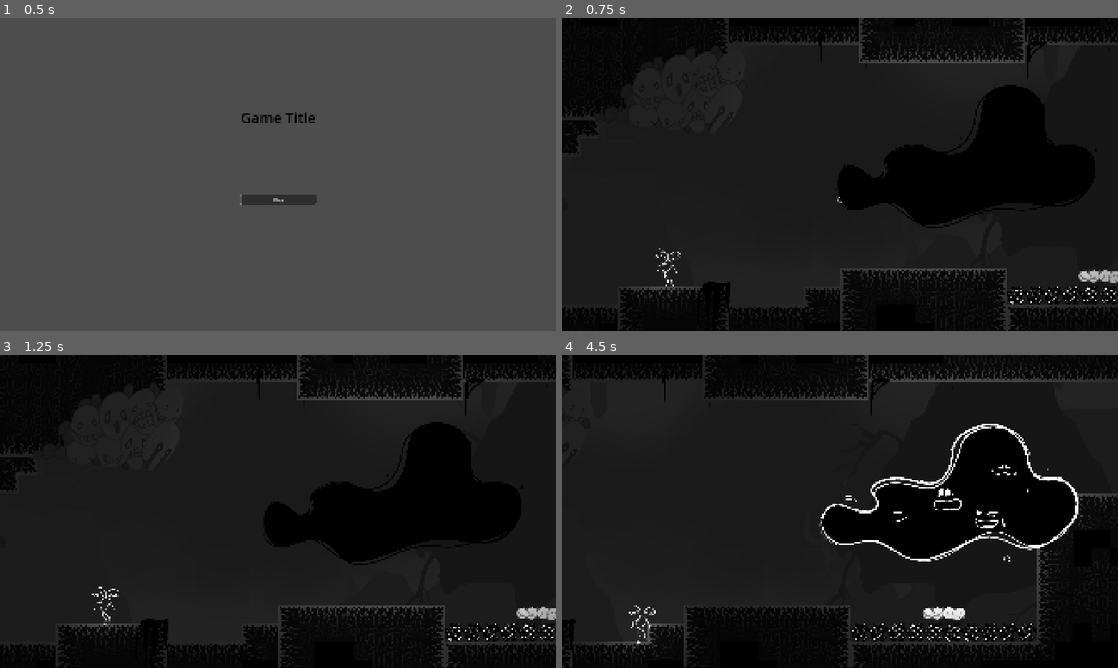
Above: before the commit, frames 1-4 (two rows, left to right).
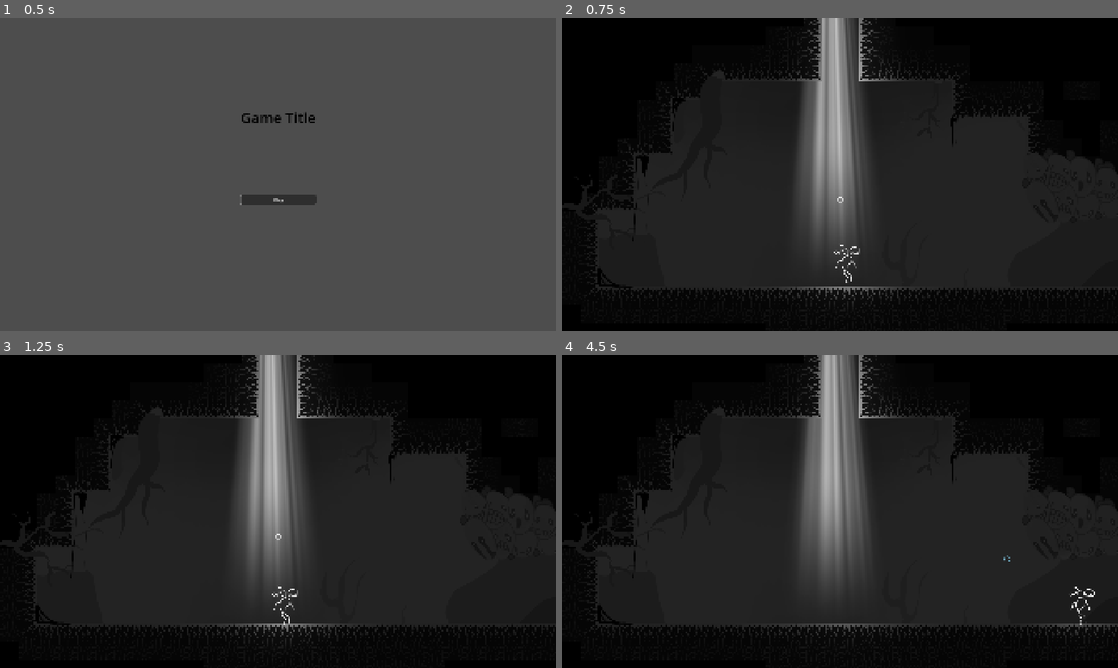
Above: after the commit, the same moments.

Repository: arceryz/LD57
Game: Godot game, scene res://scenes/main_menu/main_menu.tscn
The game is run twice, just before and just after one commit, with the same random seed, the same clock (stepped at 60 frames per second) and the same inputs.
Inputs (mouse positions are in pixels of both pictures, inside the frame that each line leads up to):
- Up to frame 1 (0.5 s): no input
- Up to frame 2 (0.75 s): click "Play" at 0.5 s
- Up to frame 3 (1.25 s): no input
- Up to frame 4 (4.5 s): tap Enter (ui_accept) at 1.25 s; move the mouse to (962, 495) at 1.27 s; hold D (move_right) 1.28-2.78 s; right-click (962, 495) at 1.35 s; click (962, 495) at 1.52 s; click (962, 495) at 1.82 s; move the mouse to (728, 527) at 2.02 s; right-click (728, 527) at 2.1 s; click (728, 527) at 2.27 s; click (728, 527) at 2.57 s; move the mouse to (895, 442) at 2.77 s; hold A (move_left) 2.78-3.53 s; right-click (895, 442) at 2.85 s; move the mouse to (812, 574) at 3.52 s; hold D (move_right) from 3.53 s (still down); right-click (812, 574) at 3.6 s; click (812, 574) at 3.77 s; click (812, 574) at 4.07 s; move the mouse to (1006, 558) at 4.27 s; right-click (1006, 558) at 4.35 s

Frame 1 is identical in both runs. In frame 2, 28% of the frame differs, in the area x 0-100%, y 0-100%; in frame 3, 28%; in frame 4, 34%.

Commit message:
Improve boss animation frames

Diff:
--- a/assets/art/anxiety_frames/anxiety1.tres
+++ /dev/null
@@ -1,7 +0,0 @@
-[gd_resource type="AtlasTexture" load_steps=2 format=3 uid="uid://nqmieprff1va"]
-
-[ext_resource type="Texture2D" uid="uid://davpw4vflk8s2" path="res://assets/art/anxiety_spritesheet.png" id="1_v5sjk"]
-
-[resource]
-atlas = ExtResource("1_v5sjk")
-region = Rect2(139.314, 284.611, 1246.26, 809.247)
--- a/assets/art/anxiety_frames/anxiety2.tres
+++ /dev/null
@@ -1,7 +0,0 @@
-[gd_resource type="AtlasTexture" load_steps=2 format=3 uid="uid://x3g40eqie0ae"]
-
-[ext_resource type="Texture2D" uid="uid://davpw4vflk8s2" path="res://assets/art/anxiety_spritesheet.png" id="1_uhbn8"]
-
-[resource]
-atlas = ExtResource("1_uhbn8")
-region = Rect2(1477.69, 330.562, 1288.46, 778.859)
--- a/assets/art/anxiety_frames/anxiety3.tres
+++ /dev/null
@@ -1,7 +0,0 @@
-[gd_resource type="AtlasTexture" load_steps=2 format=3 uid="uid://djjdsan8jsudf"]
-
-[ext_resource type="Texture2D" uid="uid://davpw4vflk8s2" path="res://assets/art/anxiety_spritesheet.png" id="1_rnhuf"]
-
-[resource]
-atlas = ExtResource("1_rnhuf")
-region = Rect2(2810.88, 339.079, 1260.56, 793.688)
--- a/assets/art/anxiety_frames/anxiety4.tres
+++ /dev/null
@@ -1,7 +0,0 @@
-[gd_resource type="AtlasTexture" load_steps=2 format=3 uid="uid://cmq6cov8le3v8"]
-
-[ext_resource type="Texture2D" uid="uid://davpw4vflk8s2" path="res://assets/art/anxiety_spritesheet.png" id="1_p7jn8"]
-
-[resource]
-atlas = ExtResource("1_p7jn8")
-region = Rect2(4118.13, 318.329, 1216.47, 669.187)
--- a/assets/art/anxiety_frames/anxiety5.tres
+++ /dev/null
@@ -1,7 +0,0 @@
-[gd_resource type="AtlasTexture" load_steps=2 format=3 uid="uid://uikgk0kkx8j1"]
-
-[ext_resource type="Texture2D" uid="uid://davpw4vflk8s2" path="res://assets/art/anxiety_spritesheet.png" id="1_4g8x8"]
-
-[resource]
-atlas = ExtResource("1_4g8x8")
-region = Rect2(5459.09, 359.829, 1255.37, 645.842)
--- a/assets/art/anxiety_frames/anxiety6.tres
+++ /dev/null
@@ -1,7 +0,0 @@
-[gd_resource type="AtlasTexture" load_steps=2 format=3 uid="uid://d1w6bswev02cu"]
-
-[ext_resource type="Texture2D" uid="uid://davpw4vflk8s2" path="res://assets/art/anxiety_spritesheet.png" id="1_vv06i"]
-
-[resource]
-atlas = ExtResource("1_vv06i")
-region = Rect2(6810.43, 367.612, 1221.65, 651.028)
--- a/assets/art/anxiety_frames/anxiety7.tres
+++ /dev/null
@@ -1,7 +0,0 @@
-[gd_resource type="AtlasTexture" load_steps=2 format=3 uid="uid://cbc441pkjyp6f"]
-
-[ext_resource type="Texture2D" uid="uid://davpw4vflk8s2" path="res://assets/art/anxiety_spritesheet.png" id="1_fih1g"]
-
-[resource]
-atlas = ExtResource("1_fih1g")
-region = Rect2(8128.05, 352.049, 1229.44, 687.341)
--- a/prefabs/anxiety_boss/anxiety_boss.tscn
+++ b/prefabs/anxiety_boss/anxiety_boss.tscn
@@ -1,13 +1,12 @@
-[gd_scene load_steps=36 format=3 uid="uid://by5gxb0n020ns"]
+[gd_scene load_steps=35 format=3 uid="uid://by5gxb0n020ns"]
 
 [ext_resource type="Script" uid="uid://d2ranft7oh7mi" path="res://prefabs/anxiety_boss/anxiety_boss.gd" id="1_kau3k"]
-[ext_resource type="Texture2D" uid="uid://nqmieprff1va" path="res://assets/art/anxiety_frames/anxiety1.tres" id="1_ouq2b"]
-[ext_resource type="Texture2D" uid="uid://x3g40eqie0ae" path="res://assets/art/anxiety_frames/anxiety2.tres" id="2_kau3k"]
-[ext_resource type="Texture2D" uid="uid://djjdsan8jsudf" path="res://assets/art/anxiety_frames/anxiety3.tres" id="3_cdf38"]
-[ext_resource type="Texture2D" uid="uid://cmq6cov8le3v8" path="res://assets/art/anxiety_frames/anxiety4.tres" id="4_t40mb"]
-[ext_resource type="Texture2D" uid="uid://uikgk0kkx8j1" path="res://assets/art/anxiety_frames/anxiety5.tres" id="5_0lsq4"]
-[ext_resource type="Texture2D" uid="uid://d1w6bswev02cu" path="res://assets/art/anxiety_frames/anxiety6.tres" id="6_2mb5l"]
-[ext_resource type="Texture2D" uid="uid://cbc441pkjyp6f" path="res://assets/art/anxiety_frames/anxiety7.tres" id="7_ijos5"]
+[ext_resource type="Texture2D" uid="uid://bd3qtnfxgko5u" path="res://assets/art/anxiety_frames/Untitled_Artwork-1.png" id="2_rokit"]
+[ext_resource type="Texture2D" uid="uid://chcsoso61m0o" path="res://assets/art/anxiety_frames/Untitled_Artwork-2.png" id="3_c4gv1"]
+[ext_resource type="Texture2D" uid="uid://dmo0uhs8sfgho" path="res://assets/art/anxiety_frames/Untitled_Artwork-3.png" id="4_qsrie"]
+[ext_resource type="Texture2D" uid="uid://bkj37255tw4sb" path="res://assets/art/anxiety_frames/Untitled_Artwork-4.png" id="5_sdext"]
+[ext_resource type="Texture2D" uid="uid://b6ms8x858r4ip" path="res://assets/art/anxiety_frames/Untitled_Artwork-5.png" id="6_pcugv"]
+[ext_resource type="Texture2D" uid="uid://dy2ifnava3fcj" path="res://assets/art/anxiety_frames/Untitled_Artwork-6.png" id="7_fim6g"]
 [ext_resource type="Texture2D" uid="uid://de2qed13jvv4a" path="res://assets/light_shapes/light_defaulttres.tres" id="9_cdf38"]
 [ext_resource type="AudioStream" uid="uid://d3dnaaidacrnv" path="res://assets/audio-max/music/Depths_Anxiety_Intro.ogg" id="10_ydrr0"]
 [ext_resource type="AudioStream" uid="uid://db1hycqb7f6br" path="res://assets/audio-max/music/Depths_Anxiety_Segment_A.ogg" id="11_h5ags"]
@@ -32,25 +31,22 @@
 animations = [{
 "frames": [{
 "duration": 1.0,
-"texture": ExtResource("1_ouq2b")
-}, {
-"duration": 1.0,
-"texture": ExtResource("2_kau3k")
-}, {
-"duration": 1.0,
-"texture": ExtResource("3_cdf38")
-}, {
-"duration": 1.0,
-"texture": ExtResource("4_t40mb")
-}, {
-"duration": 1.0,
-"texture": ExtResource("5_0lsq4")
-}, {
-"duration": 1.0,
-"texture": ExtResource("6_2mb5l")
-}, {
-"duration": 1.0,
-"texture": ExtResource("7_ijos5")
+"texture": ExtResource("2_rokit")
+}, {
+"duration": 1.0,
+"texture": ExtResource("3_c4gv1")
+}, {
+"duration": 1.0,
+"texture": ExtResource("4_qsrie")
+}, {
+"duration": 1.0,
+"texture": ExtResource("5_sdext")
+}, {
+"duration": 1.0,
+"texture": ExtResource("6_pcugv")
+}, {
+"duration": 1.0,
+"texture": ExtResource("7_fim6g")
 }],
 "loop": true,
 "name": &"default",
@@ -241,14 +237,15 @@
 [node name="AnxietyBoss" type="PathFollow2D"]
 script = ExtResource("1_kau3k")
 needle_spawn_range = 500.0
-attack_interval_variation = 2.0
+attack_interval = 2.0
+attack_interval_variation = 3.0
 
 [node name="Sprite" type="AnimatedSprite2D" parent="."]
 z_index = 5
-scale = Vector2(0.746388, 0.778121)
+scale = Vector2(0.436231, 0.459179)
 sprite_frames = SubResource("SpriteFrames_d0fio")
 autoplay = "default"
-frame_progress = 0.862346
+frame_progress = 0.205085
 speed_scale = 2.0
 
 [node name="Anim" type="AnimationPlayer" parent="."]
--- a/scenes/levels/level_1.tscn
+++ b/scenes/levels/level_1.tscn
@@ -445,7 +445,7 @@
 [node name="Entities" type="Node" parent="."]
 
 [node name="Player" parent="Entities" instance=ExtResource("2_6iamk")]
-position = Vector2(-2522, -3269)
+position = Vector2(-1902, 812)
 flap_winddown = 0.4
 flap_duration = 0.0
 
Binary file added: assets/art/anxiety_frames/Untitled_Artwork-1.png
Not shown, added: assets/art/anxiety_frames/Untitled_Artwork-1.png.import
Binary file added: assets/art/anxiety_frames/Untitled_Artwork-2.png
Not shown, added: assets/art/anxiety_frames/Untitled_Artwork-2.png.import
Binary file added: assets/art/anxiety_frames/Untitled_Artwork-3.png
Not shown, added: assets/art/anxiety_frames/Untitled_Artwork-3.png.import
Binary file added: assets/art/anxiety_frames/Untitled_Artwork-4.png
Not shown, added: assets/art/anxiety_frames/Untitled_Artwork-4.png.import
Binary file added: assets/art/anxiety_frames/Untitled_Artwork-5.png
Not shown, added: assets/art/anxiety_frames/Untitled_Artwork-5.png.import
Binary file added: assets/art/anxiety_frames/Untitled_Artwork-6.png
Not shown, added: assets/art/anxiety_frames/Untitled_Artwork-6.png.import
(and 3 more such lines)
